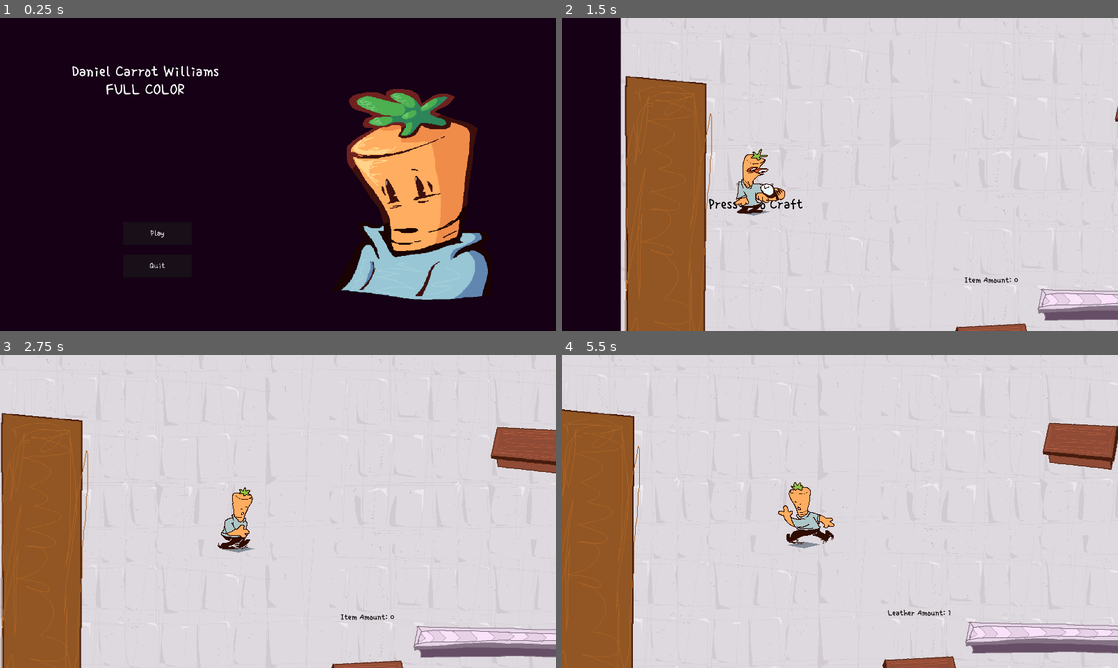
Above: before the commit, frames 1-4 (two rows, left to right).
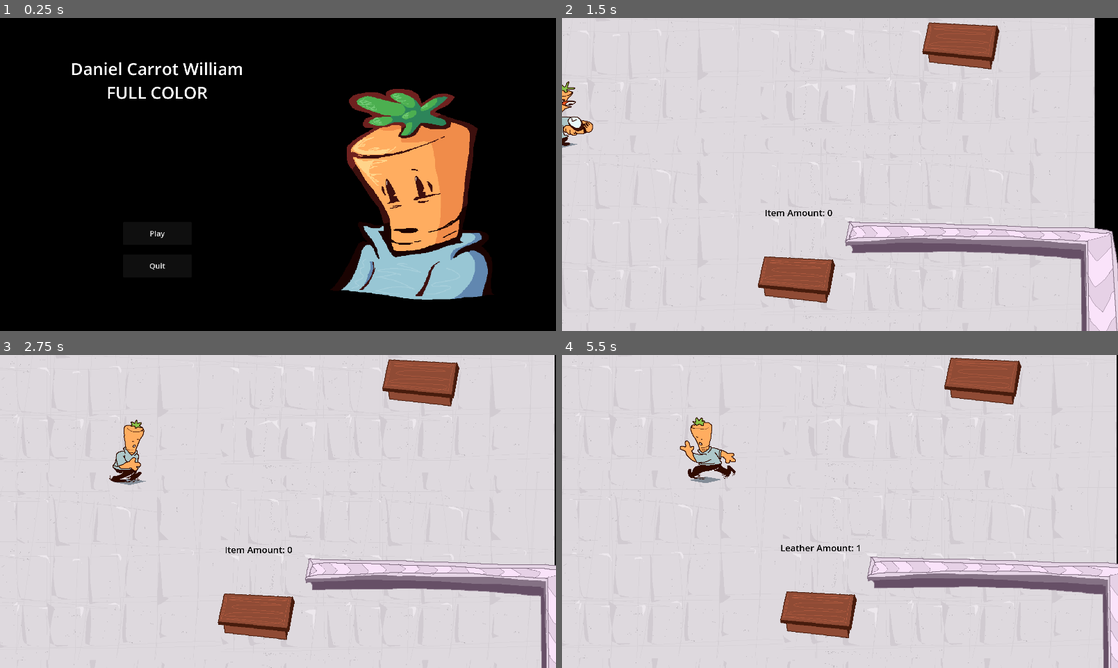
Above: after the commit, the same moments.

Repository: RONGAMES2/Mini-Jame-Gam-56-CAPITALISM
Game: Godot game, scene res://Scenes/main_menu.tscn
Same seed, same stepped clock (60 frames per second), same inputs: the game is played once before the commit and once after it.
Inputs:
- Up to frame 1 (0.25 s): no input
- Up to frame 2 (1.5 s): click "Play" at 0.5 s; click "Start" at 1.25 s
- Up to frame 3 (2.75 s): tap E (Craft) at 2, 2.1 s; hold D (right) from 2.03 s (still down); tap Q (Deposit) at 2.3 s
- Up to frame 4 (5.5 s): release D (right) at 2.78 s; hold S (down) 2.78-3.53 s; tap Q (Deposit) at 2.85, 3.8, 4.35, 5.3 s; tap E (Craft) at 3.05, 3.6, 4.55, 5.1 s; hold D (right) 3.53-4.28 s; hold W (up) 4.28-5.03 s; hold A (left) from 5.03 s (still down)

The runs differ from the first frame. In frame 1, 1.2% of the frame differs, in the area x 12-44%, y 14-81%; in frame 2, 35%, in the area x 0-100%, y 0-100%; in frame 3, 24%; in frame 4, 23%.

Commit message:
Fix i think

Diff:
--- a/new-game-project/Scenes/UI.tscn
+++ b/new-game-project/Scenes/UI.tscn
@@ -1,7 +1,6 @@
 [gd_scene format=3 uid="uid://dbtxw1jpbbb5i"]
 
 [ext_resource type="Script" uid="uid://boleur2wrj2lj" path="res://Scripts/UI.gd" id="1_w371h"]
-[ext_resource type="FontFile" uid="uid://b72l0qsaxa2fx" path="res://Assets/Fonts/Single_Day/SingleDay-Regular.ttf" id="2_nxvpl"]
 
 [node name="UI" type="CanvasLayer" unique_id=1862808448]
 script = ExtResource("1_w371h")
@@ -17,8 +16,7 @@
 theme_override_colors/font_color = Color(0, 0, 0, 1)
 theme_override_colors/font_outline_color = Color(1, 1, 1, 1)
 theme_override_constants/outline_size = 8
-theme_override_fonts/font = ExtResource("2_nxvpl")
-theme_override_font_sizes/font_size = 70
+theme_override_font_sizes/font_size = 58
 text = "Leather: 0"
 horizontal_alignment = 1
 vertical_alignment = 1
@@ -38,14 +36,12 @@
 theme_override_colors/font_color = Color(0, 0, 0, 1)
 theme_override_colors/font_outline_color = Color(1, 1, 1, 1)
 theme_override_constants/outline_size = 8
-theme_override_fonts/font = ExtResource("2_nxvpl")
-theme_override_font_sizes/font_size = 70
+theme_override_font_sizes/font_size = 56
 text = "Shoes: 0"
 horizontal_alignment = 1
 vertical_alignment = 1
 
 [node name="MoneyText" type="BoxContainer" parent="." unique_id=2089039824]
-visible = false
 anchors_preset = 1
 anchor_left = 1.0
 anchor_right = 1.0
@@ -61,11 +57,17 @@
 size_flags_horizontal = 3
 size_flags_vertical = 1
 theme_override_colors/font_color = Color(0, 0, 0, 1)
+
 theme_override_colors/font_shadow_color = Color(1, 1, 1, 1)
 theme_override_constants/shadow_offset_x = -3
 theme_override_constants/shadow_offset_y = 3
 theme_override_fonts/font = ExtResource("2_dewlx")
 theme_override_font_sizes/font_size = 63
+
+theme_override_colors/font_outline_color = Color(1, 1, 1, 1)
+theme_override_constants/outline_size = 8
+theme_override_font_sizes/font_size = 41
+
 text = "Money: 0"
 horizontal_alignment = 1
 vertical_alignment = 1
@@ -85,9 +87,14 @@
 size_flags_vertical = 1
 theme_override_colors/font_color = Color(0, 0, 0, 1)
 theme_override_colors/font_outline_color = Color(1, 1, 1, 1)
+
 theme_override_constants/outline_size = 4
 theme_override_fonts/font = ExtResource("3_hfhsn")
 theme_override_font_sizes/font_size = 134
+
+theme_override_constants/outline_size = 8
+theme_override_font_sizes/font_size = 60
+
 text = "TIMER: 30"
 horizontal_alignment = 1
 vertical_alignment = 1
@@ -107,11 +114,17 @@
 size_flags_horizontal = 3
 size_flags_vertical = 1
 theme_override_colors/font_color = Color(0, 0, 0, 1)
+
 theme_override_colors/font_shadow_color = Color(1, 1, 1, 1)
 theme_override_constants/shadow_offset_x = 0
 theme_override_constants/shadow_offset_y = 2
 theme_override_fonts/font = ExtResource("2_dewlx")
 theme_override_font_sizes/font_size = 63
+
+theme_override_colors/font_outline_color = Color(1, 1, 1, 1)
+theme_override_constants/outline_size = 8
+theme_override_font_sizes/font_size = 46
+
 text = "Needed Deliveries: 0"
 horizontal_alignment = 1
 vertical_alignment = 1
--- a/new-game-project/Scenes/craft_station.tscn
+++ b/new-game-project/Scenes/craft_station.tscn
@@ -2,7 +2,6 @@
 
 [ext_resource type="Script" uid="uid://cr5yisq8sudl" path="res://Scripts/craft_station.gd" id="1_flvjj"]
 [ext_resource type="Texture2D" uid="uid://ct237fifjqiwr" path="res://Assets/Sprites/stuff.png" id="2_flvjj"]
-[ext_resource type="FontFile" uid="uid://b72l0qsaxa2fx" path="res://Assets/Fonts/Single_Day/SingleDay-Regular.ttf" id="3_il4ko"]
 
 [sub_resource type="RectangleShape2D" id="RectangleShape2D_g4v7s"]
 size = Vector2(250, 894)
@@ -31,7 +30,6 @@
 size_flags_vertical = 3
 theme_override_colors/font_color = Color(0, 0, 0, 1)
 theme_override_colors/font_outline_color = Color(1, 1, 1, 1)
-theme_override_fonts/font = ExtResource("3_il4ko")
 theme_override_font_sizes/font_size = 44
 text = "Press E to Craft"
 horizontal_alignment = 1
@@ -45,7 +43,6 @@
 offset_bottom = -104.0
 theme_override_colors/font_color = Color(0, 0, 0, 1)
 theme_override_colors/font_outline_color = Color(1, 1, 1, 1)
-theme_override_fonts/font = ExtResource("3_il4ko")
 text = "Needed Leather: 2"
 horizontal_alignment = 1
 vertical_alignment = 1
--- a/new-game-project/Scenes/delivery_station.tscn
+++ b/new-game-project/Scenes/delivery_station.tscn
@@ -2,7 +2,6 @@
 
 [ext_resource type="Script" uid="uid://4c678i5bjv8c" path="res://Scripts/delivery_station.gd" id="1_qt4r6"]
 [ext_resource type="Texture2D" uid="uid://bio2cqm5rkg6b" path="res://Assets/Sprites/items.png" id="2_2dtgu"]
-[ext_resource type="FontFile" uid="uid://b72l0qsaxa2fx" path="res://Assets/Fonts/Single_Day/SingleDay-Regular.ttf" id="3_qtp08"]
 
 [sub_resource type="AtlasTexture" id="AtlasTexture_qtp08"]
 atlas = ExtResource("2_2dtgu")
@@ -55,7 +54,6 @@
 size_flags_vertical = 3
 theme_override_colors/font_color = Color(0, 0, 0, 1)
 theme_override_colors/font_outline_color = Color(1, 1, 1, 1)
-theme_override_fonts/font = ExtResource("3_qtp08")
 theme_override_font_sizes/font_size = 44
 text = "Press Q to Deliver"
 horizontal_alignment = 1
--- a/new-game-project/Scenes/leather_station.tscn
+++ b/new-game-project/Scenes/leather_station.tscn
@@ -2,7 +2,6 @@
 
 [ext_resource type="Script" uid="uid://bsls6tdwdaaxw" path="res://Scripts/leather_station.gd" id="1_hpa14"]
 [ext_resource type="Texture2D" uid="uid://bio2cqm5rkg6b" path="res://Assets/Sprites/items.png" id="2_hpa14"]
-[ext_resource type="FontFile" uid="uid://b72l0qsaxa2fx" path="res://Assets/Fonts/Single_Day/SingleDay-Regular.ttf" id="3_bq7m2"]
 
 [sub_resource type="CircleShape2D" id="CircleShape2D_bq7m2"]
 radius = 215.33463
@@ -30,22 +29,6 @@
 [node name="Cooldown" type="Timer" parent="." unique_id=2018116725]
 wait_time = 0.5
 
-[node name="Instructions" type="Label" parent="." unique_id=206745870]
-visible = false
-offset_left = -333.0
-offset_top = -193.0
-offset_right = 337.0
-offset_bottom = -59.0
-size_flags_horizontal = 3
-size_flags_vertical = 3
-theme_override_colors/font_color = Color(0, 0, 0, 1)
-theme_override_colors/font_outline_color = Color(1, 1, 1, 1)
-theme_override_fonts/font = ExtResource("3_bq7m2")
-theme_override_font_sizes/font_size = 44
-text = "Press E to make leather"
-horizontal_alignment = 1
-vertical_alignment = 1
-
 [connection signal="body_entered" from="." to="." method="_on_body_entered"]
 [connection signal="body_exited" from="." to="." method="_on_body_exited"]
 [connection signal="timeout" from="Cooldown" to="." method="_on_cooldown_timeout"]
--- a/new-game-project/Scenes/main_menu.tscn
+++ b/new-game-project/Scenes/main_menu.tscn
@@ -2,11 +2,9 @@
 
 [ext_resource type="Script" uid="uid://c3v8iwskm725p" path="res://Scripts/main_menu.gd" id="1_28flt"]
 [ext_resource type="Texture2D" uid="uid://tjlqcbjf5jbb" path="res://Assets/Sprites/Screenshot 2026-06-28 104052.png" id="2_48xlc"]
-[ext_resource type="FontFile" uid="uid://b72l0qsaxa2fx" path="res://Assets/Fonts/Single_Day/SingleDay-Regular.ttf" id="2_opfnp"]
 [ext_resource type="Texture2D" uid="uid://cmdx82n40i7tb" path="res://Assets/Sprites/Screenshot 2026-06-28 105303.png" id="3_1ehe0"]
 [ext_resource type="Texture2D" uid="uid://dcsxcvl4ej1ku" path="res://Assets/Sprites/Screenshot 2026-06-28 110811.png" id="4_ce3w2"]
 [ext_resource type="Texture2D" uid="uid://fpworbbyfdf0" path="res://Assets/Sprites/CARROOOOTTTT.png" id="5_n45e2"]
-[ext_resource type="AudioStream" uid="uid://doxsrngx3uama" path="res://Assets/Sound/audiomass-output.mp3" id="7_cp0ys"]
 
 [sub_resource type="Theme" id="Theme_g4v7s"]
 
@@ -19,7 +17,7 @@
 anchor_right = 0.5
 offset_left = -766.0
 offset_top = 94.0
-offset_right = -149.0
+offset_right = -69.0
 offset_bottom = 337.0
 grow_horizontal = 2
 
@@ -27,9 +25,8 @@
 layout_mode = 2
 size_flags_horizontal = 3
 size_flags_vertical = 1
-theme_override_fonts/font = ExtResource("2_opfnp")
 theme_override_font_sizes/font_size = 58
-text = "Daniel Carrot Williams FULL COLOR"
+text = "Daniel Carrot William FULL COLOR"
 horizontal_alignment = 1
 vertical_alignment = 1
 autowrap_mode = 3
@@ -51,8 +48,7 @@
 layout_mode = 2
 size_flags_horizontal = 3
 theme = SubResource("Theme_g4v7s")
-theme_override_fonts/font = ExtResource("2_opfnp")
-theme_override_font_sizes/font_size = 31
+theme_override_font_sizes/font_size = 26
 text = "Play"
 
 [node name="Quit" type="BoxContainer" parent="." unique_id=1645671369]
@@ -72,8 +68,7 @@
 layout_mode = 2
 size_flags_horizontal = 3
 theme = SubResource("Theme_g4v7s")
-theme_override_fonts/font = ExtResource("2_opfnp")
-theme_override_font_sizes/font_size = 31
+theme_override_font_sizes/font_size = 26
 text = "Quit
 "
 
@@ -109,8 +104,7 @@
 layout_mode = 2
 size_flags_horizontal = 3
 theme = SubResource("Theme_g4v7s")
-theme_override_fonts/font = ExtResource("2_opfnp")
-theme_override_font_sizes/font_size = 31
+theme_override_font_sizes/font_size = 26
 text = "Start"
 
 [node name="LeatherStationInfo" type="BoxContainer" parent="Instructions Tab" unique_id=785397179]
@@ -118,7 +112,7 @@
 anchors_preset = 5
 anchor_left = 0.5
 anchor_right = 0.5
-offset_left = -394.0
+offset_left = -734.0
 offset_top = 66.0
 offset_right = 734.0
 offset_bottom = 248.0
@@ -128,12 +122,10 @@
 layout_mode = 2
 size_flags_horizontal = 3
 size_flags_vertical = 1
-theme_override_fonts/font = ExtResource("2_opfnp")
-theme_override_font_sizes/font_size = 31
-text = "Click the E button on the Leather Station to make leather. Leather can also passively regenerate at the Auto-Leather Station."
-horizontal_alignment = 1
-vertical_alignment = 1
-autowrap_mode = 2
+theme_override_font_sizes/font_size = 28
+text = "Click the E button on the Leather Station to make leather."
+horizontal_alignment = 1
+vertical_alignment = 1
 
 [node name="LeatherStation" type="BoxContainer" parent="Instructions Tab" unique_id=115514897]
 layout_mode = 0
@@ -153,7 +145,7 @@
 anchors_preset = 5
 anchor_left = 0.5
 anchor_right = 0.5
-offset_left = -375.0
+offset_left = -734.0
 offset_top = 370.0
 offset_right = 734.0
 offset_bottom = 552.0
@@ -163,12 +155,10 @@
 layout_mode = 2
 size_flags_horizontal = 3
 size_flags_vertical = 1
-theme_override_fonts/font = ExtResource("2_opfnp")
-theme_override_font_sizes/font_size = 31
-text = "Click the E button on the Crafting Station to make shoes. Each pair of shoes costs a certain amount of leather and the amount of leather needed to make shoes will increase as the game continues."
-horizontal_alignment = 1
-vertical_alignment = 1
-autowrap_mode = 2
+theme_override_font_sizes/font_size = 28
+text = "Click the E button on the Crafting Station to make shoes."
+horizontal_alignment = 1
+vertical_alignment = 1
 
 [node name="CraftStation" type="BoxContainer" parent="Instructions Tab" unique_id=1463168390]
 layout_mode = 0
@@ -188,9 +178,9 @@
 anchors_preset = 5
 anchor_left = 0.5
 anchor_right = 0.5
-offset_left = -398.0
+offset_left = -734.0
 offset_top = 709.0
-offset_right = 751.0
+offset_right = 734.0
 offset_bottom = 891.0
 grow_horizontal = 2
 
@@ -198,12 +188,10 @@
 layout_mode = 2
 size_flags_horizontal = 3
 size_flags_vertical = 1
-theme_override_fonts/font = ExtResource("2_opfnp")
-theme_override_font_sizes/font_size = 31
-text = "Click the Q button on the Delivery Line to deliver shoes. Make sure to deliver the needed amount of shoes before time runs out."
-horizontal_alignment = 1
-vertical_alignment = 1
-autowrap_mode = 2
+theme_override_font_sizes/font_size = 28
+text = "Click the Q button on the Delivery Line to deliver shoes."
+horizontal_alignment = 1
+vertical_alignment = 1
 
 [node name="DeliveryStation" type="BoxContainer" parent="Instructions Tab" unique_id=1225622121]
 layout_mode = 0
@@ -218,10 +206,6 @@
 texture = ExtResource("4_ce3w2")
 expand_mode = 1
 
-[node name="AudioStreamPlayer2D" type="AudioStreamPlayer2D" parent="." unique_id=2138673550]
-stream = ExtResource("7_cp0ys")
-autoplay = true
-
 [connection signal="pressed" from="Play/PlayButton" to="." method="_on_play_button_pressed"]
 [connection signal="pressed" from="Quit/QuitButton" to="." method="_on_quit_button_pressed"]
 [connection signal="pressed" from="Instructions Tab/Start/StartButton" to="." method="_on_start_button_pressed"]
--- a/new-game-project/Scenes/player.tscn
+++ b/new-game-project/Scenes/player.tscn
@@ -3,7 +3,6 @@
 [ext_resource type="Script" uid="uid://c3ubxpp10k6x6" path="res://Scripts/player.gd" id="1_v0iea"]
 [ext_resource type="Texture2D" uid="uid://5mc62o6u0yka" path="res://Assets/Sprites/WCD Idle.png" id="2_6t5aa"]
 [ext_resource type="Texture2D" uid="uid://cyv16tapfjhcd" path="res://Assets/Sprites/WCD Run.png" id="3_vgqql"]
-[ext_resource type="AudioStream" uid="uid://dqx5rtbg7rh3d" path="res://Assets/Sound/Untitled song (Jun 28%2C 2026 12%3A57 PM).mp3" id="4_vgqql"]
 
 [sub_resource type="AtlasTexture" id="AtlasTexture_fkybt"]
 atlas = ExtResource("2_6t5aa")
@@ -100,4 +99,10 @@
 visible = false
 position = Vector2(-6, 30.25)
 shape = SubResource("RectangleShape2D_g4v7s")
+
 metadata/_edit_lock_ = true
+
+
+[node name="Camera2D" type="Camera2D" parent="." unique_id=1147995408]
+zoom = Vector2(1.3, 1.3)
+position_smoothing_enabled = true
--- a/new-game-project/Scenes/regen_station.tscn
+++ b/new-game-project/Scenes/regen_station.tscn
@@ -2,7 +2,6 @@
 
 [ext_resource type="Script" uid="uid://c86bpg6ixi5pm" path="res://Scripts/regen_station.gd" id="1_8ye41"]
 [ext_resource type="Texture2D" uid="uid://bio2cqm5rkg6b" path="res://Assets/Sprites/items.png" id="2_8ye41"]
-[ext_resource type="FontFile" uid="uid://b72l0qsaxa2fx" path="res://Assets/Fonts/Single_Day/SingleDay-Regular.ttf" id="3_bdda5"]
 
 [sub_resource type="RectangleShape2D" id="RectangleShape2D_g4v7s"]
 size = Vector2(299, 212)
@@ -19,7 +18,6 @@
 
 [node name="Sprite2D" type="Sprite2D" parent="." unique_id=1328009726]
 texture = ExtResource("2_8ye41")
-flip_h = true
 region_enabled = true
 region_rect = Rect2(1451.3412, 93.64891, 333.37573, 198.09282)
 
@@ -34,7 +32,6 @@
 offset_bottom = -160.0
 theme_override_colors/font_color = Color(0, 0, 0, 1)
 theme_override_colors/font_outline_color = Color(1, 1, 1, 1)
-theme_override_fonts/font = ExtResource("3_bdda5")
 theme_override_font_sizes/font_size = 26
 text = "Item Amount: 0"
 horizontal_alignment = 1
--- a/new-game-project/Scenes/test_scene.tscn
+++ b/new-game-project/Scenes/test_scene.tscn
@@ -7,8 +7,6 @@
 [ext_resource type="PackedScene" uid="uid://bp08gyfr2elgf" path="res://Scenes/delivery_station.tscn" id="5_ak5v8"]
 [ext_resource type="Texture2D" uid="uid://bolncpffwbub2" path="res://Assets/Sprites/stuff1.png" id="6_x033f"]
 [ext_resource type="PackedScene" uid="uid://dcwsqjpd4odop" path="res://Scenes/leather_station.tscn" id="7_rdbpf"]
-[ext_resource type="Script" uid="uid://b8ouj7mgdpb4o" path="res://Scripts/retry_menu.gd" id="8_d3awe"]
-[ext_resource type="FontFile" uid="uid://b72l0qsaxa2fx" path="res://Assets/Fonts/Single_Day/SingleDay-Regular.ttf" id="9_yglu3"]
 
 [sub_resource type="RectangleShape2D" id="RectangleShape2D_g4v7s"]
 size = Vector2(1919, 45)
@@ -17,6 +15,7 @@
 y_sort_enabled = true
 
 [node name="Player" parent="." unique_id=1114874733 groups=["Player"] instance=ExtResource("1_3dogw")]
+
 position = Vector2(350, 445)
 
 [node name="Camera2D" type="Camera2D" parent="Player" unique_id=1005434517]
@@ -28,11 +27,13 @@
 limit_smoothed = true
 position_smoothing_enabled = true
 
+position = Vector2(890, 194)
+
+
 [node name="RegenStation" parent="." unique_id=159219671 instance=ExtResource("2_r5l72")]
 position = Vector2(1033, 943)
 
 [node name="UI" parent="." unique_id=1862808448 instance=ExtResource("3_50ct6")]
-visible = false
 
 [node name="Craft Station" parent="." unique_id=651509721 instance=ExtResource("4_hb2xm")]
 position = Vector2(94, 604)
@@ -82,98 +83,3 @@
 [node name="CollisionShape2D" type="CollisionShape2D" parent="Wall4" unique_id=833470839]
 position = Vector2(949.5, 12.5)
 shape = SubResource("RectangleShape2D_g4v7s")
-
-[node name="Retry Menu" type="CanvasLayer" parent="." unique_id=604712002]
-process_mode = 3
-script = ExtResource("8_d3awe")
-
-[node name="Retry Text" type="BoxContainer" parent="Retry Menu" unique_id=11320877]
-anchors_preset = 5
-anchor_left = 0.5
-anchor_right = 0.5
-offset_left = -160.0
-offset_top = 83.0
-offset_right = 161.0
-offset_bottom = 170.0
-grow_horizontal = 2
-
-[node name="Label" type="Label" parent="Retry Menu/Retry Text" unique_id=1510031926]
-layout_mode = 2
-size_flags_horizontal = 3
-size_flags_vertical = 1
-theme_override_colors/font_color = Color(0, 0, 0, 1)
-theme_override_colors/font_outline_color = Color(1, 1, 1, 1)
-theme_override_constants/outline_size = 8
-theme_override_fonts/font = ExtResource("9_yglu3")
-theme_override_font_sizes/font_size = 86
-text = "You Lost!"
-horizontal_alignment = 1
-vertical_alignment = 1
-
-[node name="Retry" type="BoxContainer" parent="Retry Menu" unique_id=976895907]
-anchors_preset = 8
-anchor_left = 0.5
-anchor_top = 0.5
-anchor_right = 0.5
-anchor_bottom = 0.5
-offset_left = -77.0
-offset_top = 103.0
-offset_right = 77.0
-offset_bottom = 170.0
-grow_horizontal = 2
-grow_vertical = 2
-
-[node name="RetryButton" type="Button" parent="Retry Menu/Retry" unique_id=1883680428]
-process_mode = 3
-layout_mode = 2
-size_flags_horizontal = 3
-theme_override_fonts/font = ExtResource("9_yglu3")
-theme_override_font_sizes/font_size = 58
-text = "   Retry?  "
-
-[node name="Main Menu" type="BoxContainer" parent="Retry Menu" unique_id=1440568442]
-anchors_preset = 8
-anchor_left = 0.5
-anchor_top = 0.5
-anchor_right = 0.5
-anchor_bottom = 0.5
-offset_left = -77.0
-offset_top = 195.0
-offset_right = 77.0
-offset_bottom = 262.0
-grow_horizontal = 2
-grow_vertical = 2
-
-[node name="MainMenuButton" type="Button" parent="Retry Menu/Main Menu" unique_id=661699584]
-process_mode = 3
-layout_mode = 2
-size_flags_horizontal = 3
-theme_override_fonts/font = ExtResource("9_yglu3")
-theme_override_font_sizes/font_size = 58
-text = "Main Menu"
-
-[node name="DeliveredShoes" type="BoxContainer" parent="Retry Menu" unique_id=466039630]
-anchors_preset = 5
-anchor_left = 0.5
-anchor_right = 0.5
-offset_left = -290.0
-offset_top = 290.0
-offset_right = 292.0
-offset_bottom = 377.0
-grow_horizontal = 2
-
-[node name="Label" type="Label" parent="Retry Menu/DeliveredShoes" unique_id=1834877295]
-layout_mode = 2
-size_flags_horizontal = 3
-size_flags_vertical = 1
-theme_override_colors/font_color = Color(0, 0, 0, 1)
-theme_override_colors/font_outline_color = Color(1, 1, 1, 1)
-theme_override_constants/outline_size = 8
-theme_override_fonts/font = ExtResource("9_yglu3")
-theme_override_font_sizes/font_size = 86
-text = "Delivered Shoes: 0"
-horizontal_alignment = 1
-vertical_alignment = 1
-
-[connection signal="pressed" from="Retry Menu/Retry/RetryButton" to="Retry Menu" method="_on_retry_button_pressed"]
-[connection signal="pressed" from="Retry Menu/Main Menu/MainMenuButton" to="Retry Menu" method="_on_main_menu_button_pressed"]
--- a/new-game-project/Scripts/UI.gd
+++ b/new-game-project/Scripts/UI.gd
@@ -17,11 +17,6 @@
 	timer_text.text = "TIMER: %02d" % Timer()
 	delivery_text.text = "Needed Deliveries: " + str(GameManager.needed_deliveries)
 
-	if GameManager.player_lost:
-		visible = false
-	else:
-		visible = true
-
 
 func Timer():
 	var time_left = GameManager.delivery_timer.time_left
--- a/new-game-project/Scripts/delivery_station.gd
+++ b/new-game-project/Scripts/delivery_station.gd
@@ -18,13 +18,11 @@
 				GameManager.Money += 100
 				GameManager.Shoe_amount -= 1
 				GameManager.needed_deliveries -= 1
-				GameManager.total_deliveries += 1
 		elif GameManager.needed_deliveries > GameManager.Shoe_amount:
 			for x in range(GameManager.Shoe_amount):
 				GameManager.Money += 100
 				GameManager.Shoe_amount -= 1
 				GameManager.needed_deliveries -= 1
-				GameManager.total_deliveries += 1
 
 	if GameManager.needed_deliveries <= 0:
 		GameManager.Reset_Timer()
--- a/new-game-project/Scripts/game_manager.gd
+++ b/new-game-project/Scripts/game_manager.gd
@@ -8,20 +8,15 @@
 @onready var Money = 0
 @onready var delivery_timer: Timer = $DeliveryTimer
 
-var player_lost = false
-
 var needed_deliveries = 0
 var min_deliveries = 2
 var max_deliveries = 5
-var total_deliveries = 0
 
 var finished_deliveries = 0
 var delivery_buff = 5
 
 # Called when the node enters the scene tree for the first time.
 func _ready() -> void:
-	player_lost = false
-	total_deliveries = 0
 	needed_deliveries = 3
 	finished_deliveries = 0
 	delivery_buff = 5
@@ -42,5 +37,4 @@
 
 
 func _on_delivery_timer_timeout() -> void:
-	player_lost = true
-	get_tree().paused = true
+	get_tree().quit()
--- a/new-game-project/Scripts/leather_station.gd
+++ b/new-game-project/Scripts/leather_station.gd
@@ -1,7 +1,6 @@
 extends Area2D
 
 @onready var cooldown: Timer = $Cooldown
-@onready var instructions: Label = $Instructions
 
 var can_make = false
 var no_cool = true
@@ -23,13 +22,13 @@
 func _on_body_entered(body: Node2D) -> void:
 	if body.is_in_group("Player"):
 		can_make = true
-		instructions.visible = true
+
 
 
 func _on_body_exited(body: Node2D) -> void:
 	if body.is_in_group("Player"):
 		can_make = false
-		instructions.visible = false
+
 
 
 func _on_cooldown_timeout() -> void:
--- a/new-game-project/Scripts/player.gd
+++ b/new-game-project/Scripts/player.gd
@@ -35,5 +35,4 @@
 	if velocity == Vector2(0, 0):
 		sprite_2d.animation = "Idle"
 
-
 	move_and_slide()
--- a/new-game-project/Scripts/retry_menu.gd
+++ /dev/null
@@ -1,29 +0,0 @@
-extends CanvasLayer
-
-@onready var label: Label = $DeliveredShoes/Label
-
-
-# Called when the node enters the scene tree for the first time.
-func _ready() -> void:
-	pass # Replace with function body.
-
-
-# Called every frame. 'delta' is the elapsed time since the previous frame.
-func _process(delta: float) -> void:
-	if GameManager.player_lost:
-		visible = true
-	else:
-		visible = false
-	label.text = "Total Deliveries: " + str(GameManager.total_deliveries)
-
-
-func _on_retry_button_pressed() -> void:
-	GameManager.player_lost = false
-	get_tree().paused = !get_tree().paused
-	get_tree().reload_current_scene()
-
-
-func _on_main_menu_button_pressed() -> void:
-	GameManager.player_lost = false
-	get_tree().paused = !get_tree().paused
-	get_tree().change_scene_to_file("res://Scenes/main_menu.tscn")
--- a/new-game-project/project.godot
+++ b/new-game-project/project.godot
@@ -78,4 +78,4 @@
 textures/canvas_textures/default_texture_filter=0
 rendering_device/driver.windows="d3d12"
 renderer/rendering_method="mobile"
-environment/defaults/default_clear_color=Color(0.08299694, 6.285575e-06, 0.08299606, 1)
+environment/defaults/default_clear_color=Color(0, 0, 0, 1)
Not shown, removed: new-game-project/Assets/Fonts/Single_Day/OFL.txt
Binary file removed: new-game-project/Assets/Fonts/Single_Day/SingleDay-Regular.ttf
Not shown, removed: new-game-project/Assets/Fonts/Single_Day/SingleDay-Regular.ttf.import
Not shown, removed: new-game-project/Assets/Sound/Untitled song (Jun 28%2C 2026 12%3A57 PM).mp3.import
Not shown, removed: new-game-project/Assets/Sound/audiomass-output.mp3.import
Not shown, removed: new-game-project/Scripts/retry_menu.gd.uid
Not shown, removed: new-game-project/export_presets.cfg
Not shown, removed: new-game-project/Assets/Sound/Untitled song (Jun 28%2C 2026 12%3A57 PM).mp3
Not shown, removed: new-game-project/Assets/Sound/audiomass-output.mp3
